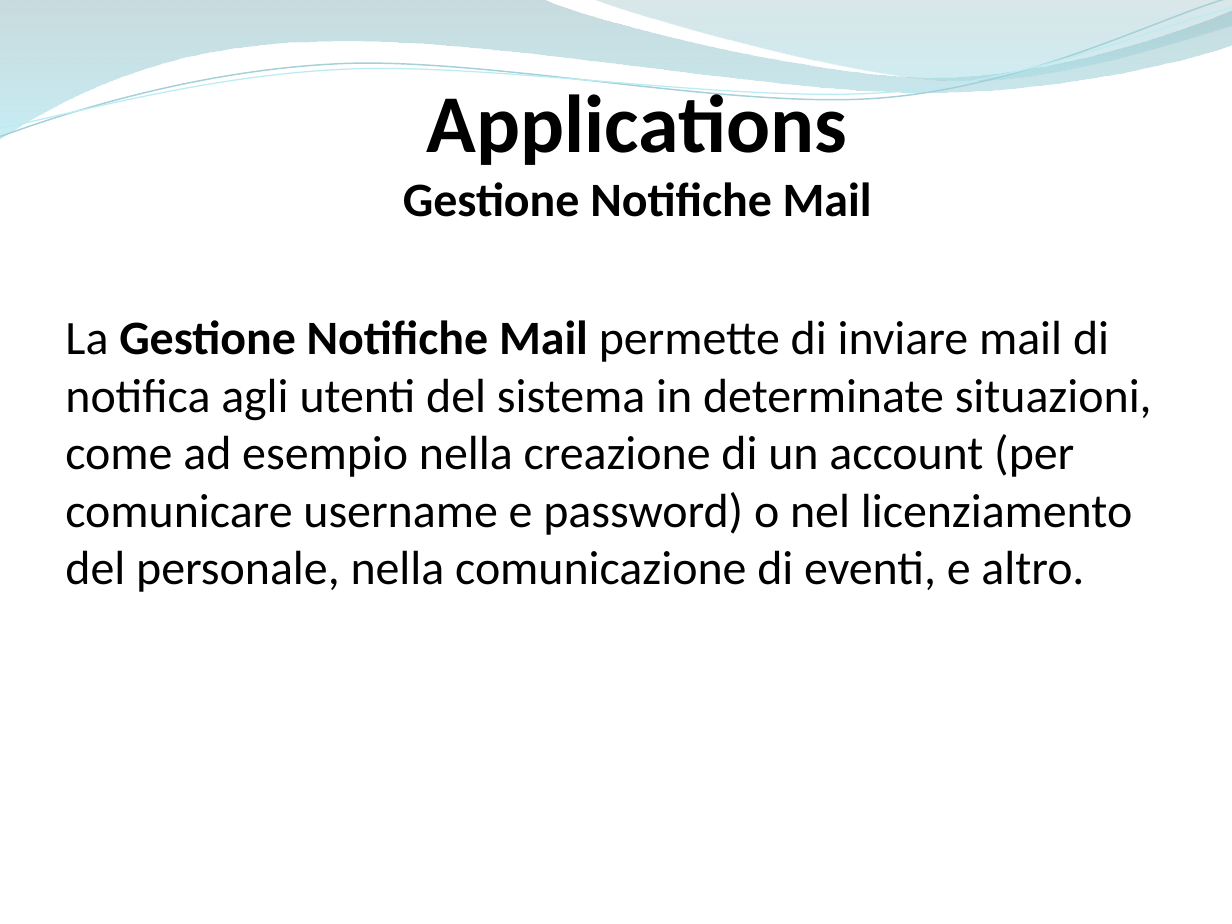
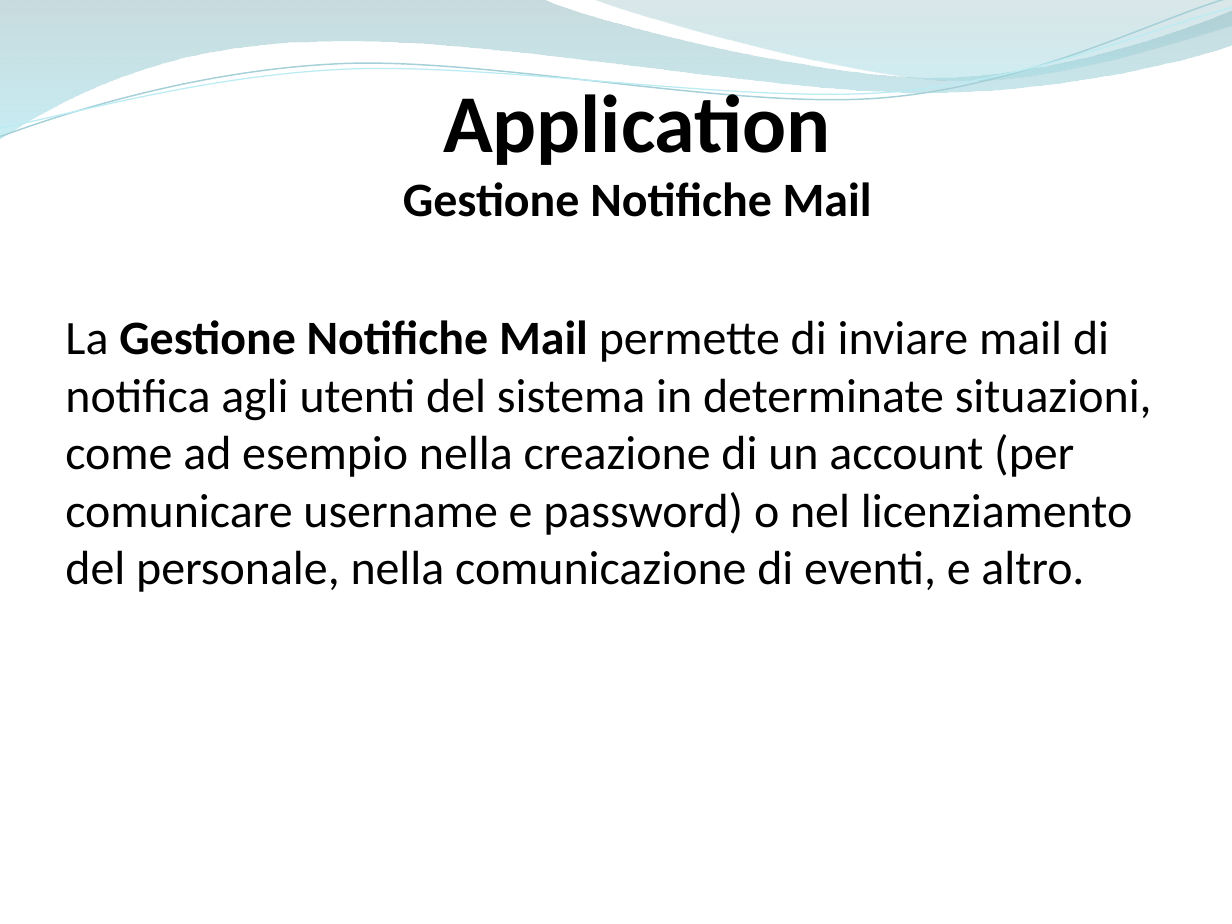
Before and after one commit to ammirate/at-silo, a slide deck: slide 74 of Presentazione/Atsilo1/[BOZZA] Atsilo_A_PresentazioneFinale copia.pptx. Drawn at 1232x924 pixels with LibreOffice and Linux fonts; fonts in the diff are those of the drawing. Boxes give left, top, right and bottom in pixels: in the first picture for what was removed or moved away, otherwise in the second. Text is boxed around its words. In the diff, an @@ line names an element or a change of style, - is before the commit and + after.

```diff
--- a/Presentazione/Atsilo1/[BOZZA] Atsilo_A_PresentazioneFinale copia.pptx
+++ b/Presentazione/Atsilo1/[BOZZA] Atsilo_A_PresentazioneFinale copia.pptx
@@ text at box(443, 84, 831, 165): text changed @@
-Applications
+Application
```
Also in this commit, not shown: 7 other slides changed, 1 slide added, 1 slide removed, 2 other files.
